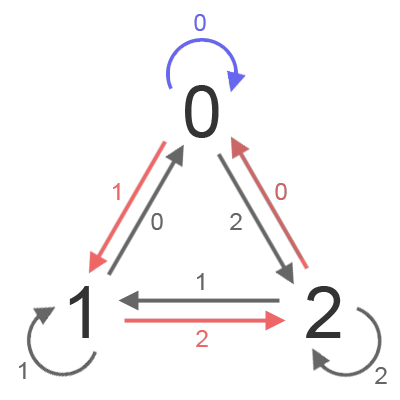
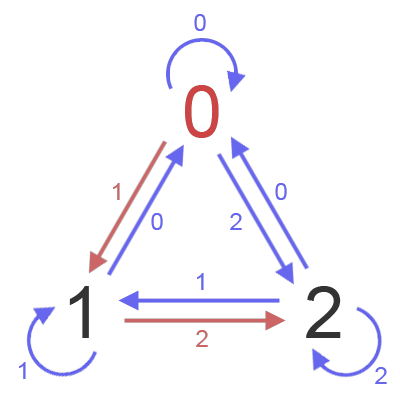
Layered file, before and after one edit (400x400). Changes by layer:
painted on "Path 2" over [19, 85, 387, 384]
painted on "Path 1" over [89, 85, 328, 359]
